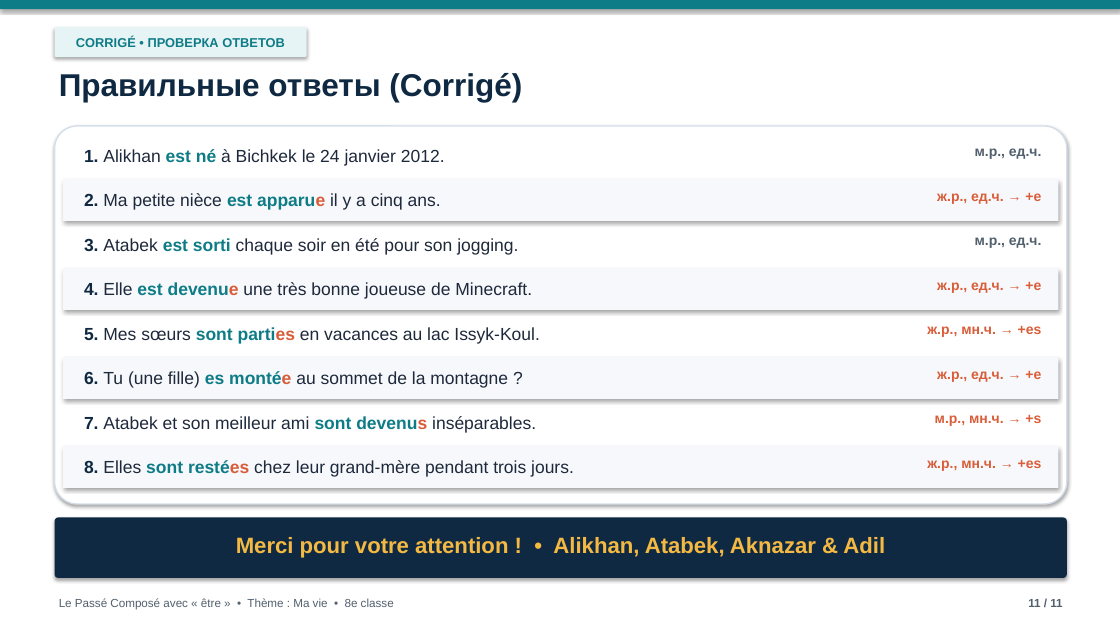
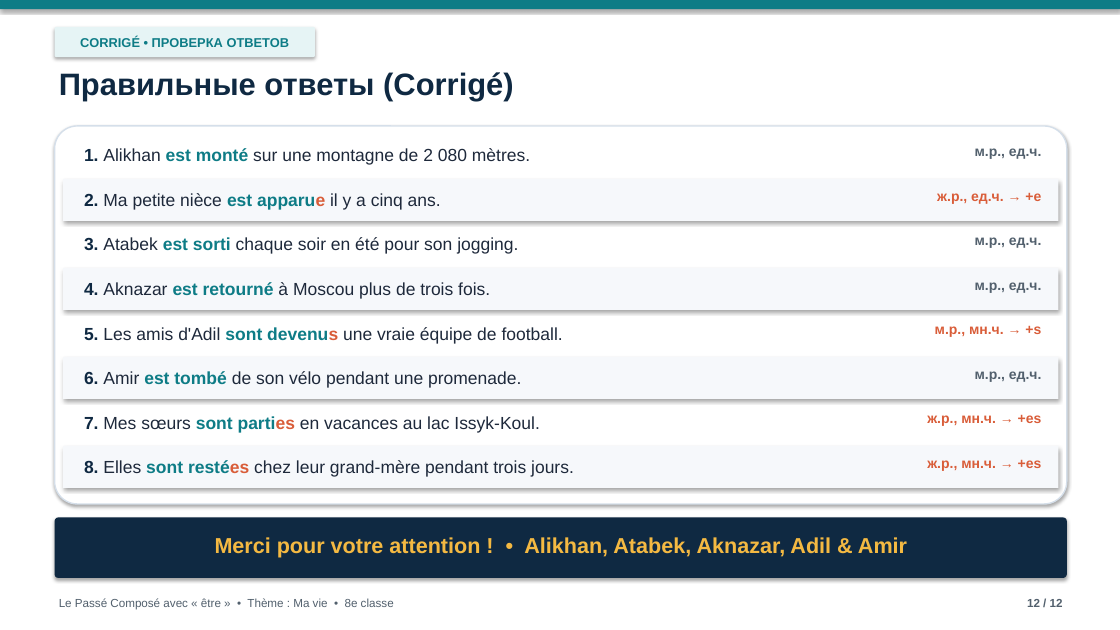
Before and after one commit to graz1p777dev/ma-vie-presentation, a slide deck: slide 12 of Ma_vie_Passe_Compose.pptx (slide 11 before the commit). Drawn at 1120x630 pixels with LibreOffice and Linux fonts; fonts in the diff are those of the drawing; background and template pictures are left out. Boxes give left, top, right and bottom in pixels: in the first picture for what was removed or moved away, otherwise in the second. Text is boxed around its words. In the diff, an @@ line names an element or a change of style, - is before the commit and + after.

Commit message:
Add Aknazar, Adil, and Amir slides with custom illustrations and reading scripts

```diff
--- a/Ma_vie_Passe_Compose.pptx
+++ b/Ma_vie_Passe_Compose.pptx
@@ rounded rectangle "CORRIGÉ • ПРОВЕРКА ОТВЕТОВ": place and size @@
-rounded rectangle "CORRIGÉ • ПРОВЕРКА ОТВЕТОВ" at [55,27,307,57]
+rounded rectangle "CORRIGÉ • ПРОВЕРКА ОТВЕТОВ" at [55,27,315,57]
@@ text "Правильные ответы (Corrigé)" at [59,72,513,102]: size 27 to 26.5 pt @@
@@ text at [84,148,530,165]: text changed @@
-1. Alikhan est né à Bichkek le 24 janvier 2012.
+1. Alikhan est monté sur une montagne de 2 080 mètres.
@@ text at [84,282,490,299]: text changed @@
-4. Elle est devenue une très bonne joueuse de Minecraft.
+4. Aknazar est retourné à Moscou plus de trois fois.
@@ text at [975,282,1041,293]: text changed; text colour #D95D39 to #52606D @@
-ж.р., ед.ч. → +e
+м.р., ед.ч.
@@ text at [84,327,563,344]: text changed @@
-5. Mes sœurs sont parties en vacances au lac Issyk-Koul.
+5. Les amis d'Adil sont devenus une vraie équipe de football.
@@ text at [935,325,1041,337]: text changed @@
-ж.р., мн.ч. → +es
+м.р., мн.ч. → +s
@@ text at [84,371,521,388]: text changed @@
-6. Tu (une fille) es montée au sommet de la montagne ?
+6. Amir est tombé de son vélo pendant une promenade.
@@ text at [975,371,1041,382]: text changed; text colour #D95D39 to #52606D @@
-ж.р., ед.ч. → +e
+м.р., ед.ч.
@@ text at [84,416,539,433]: text changed @@
-7. Atabek et son meilleur ami sont devenus inséparables.
+7. Mes sœurs sont parties en vacances au lac Issyk-Koul.
@@ text at [927,414,1042,426]: text changed @@
-м.р., мн.ч. → +s
+ж.р., мн.ч. → +es
@@ text at [215,537,907,558]: text changed; size 19 to 18.5 pt @@
-Merci pour votre attention ! • Alikhan, Atabek, Aknazar & Adil
+Merci pour votre attention ! • Alikhan, Atabek, Aknazar, Adil & Amir
@@ text at [1027,599,1063,607]: text changed @@
-11 / 11
+12 / 12
```
Also in this commit, not shown: 8 other slides changed, 3 slides added, 2 slides removed, 1 other file.
